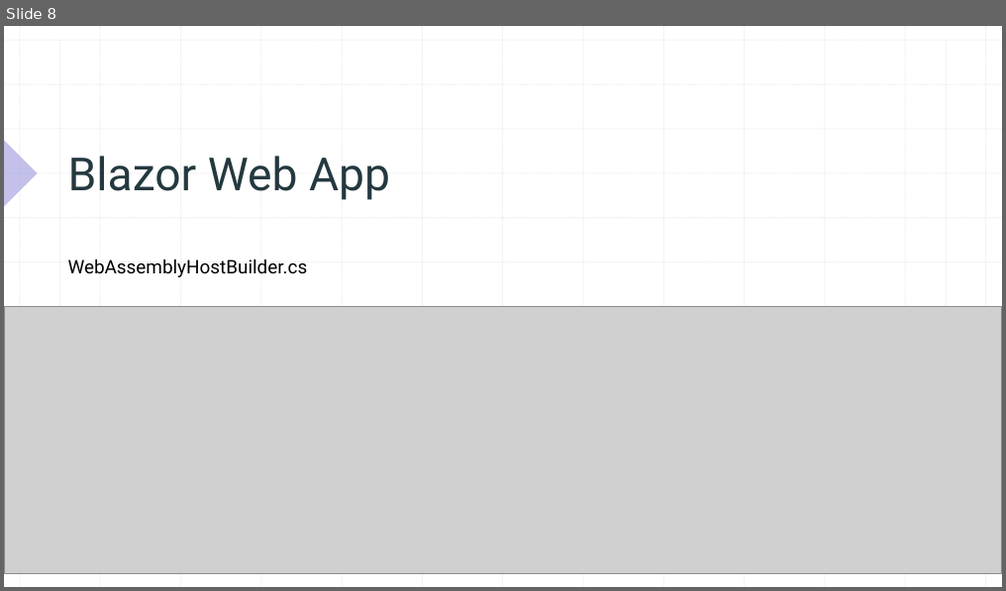
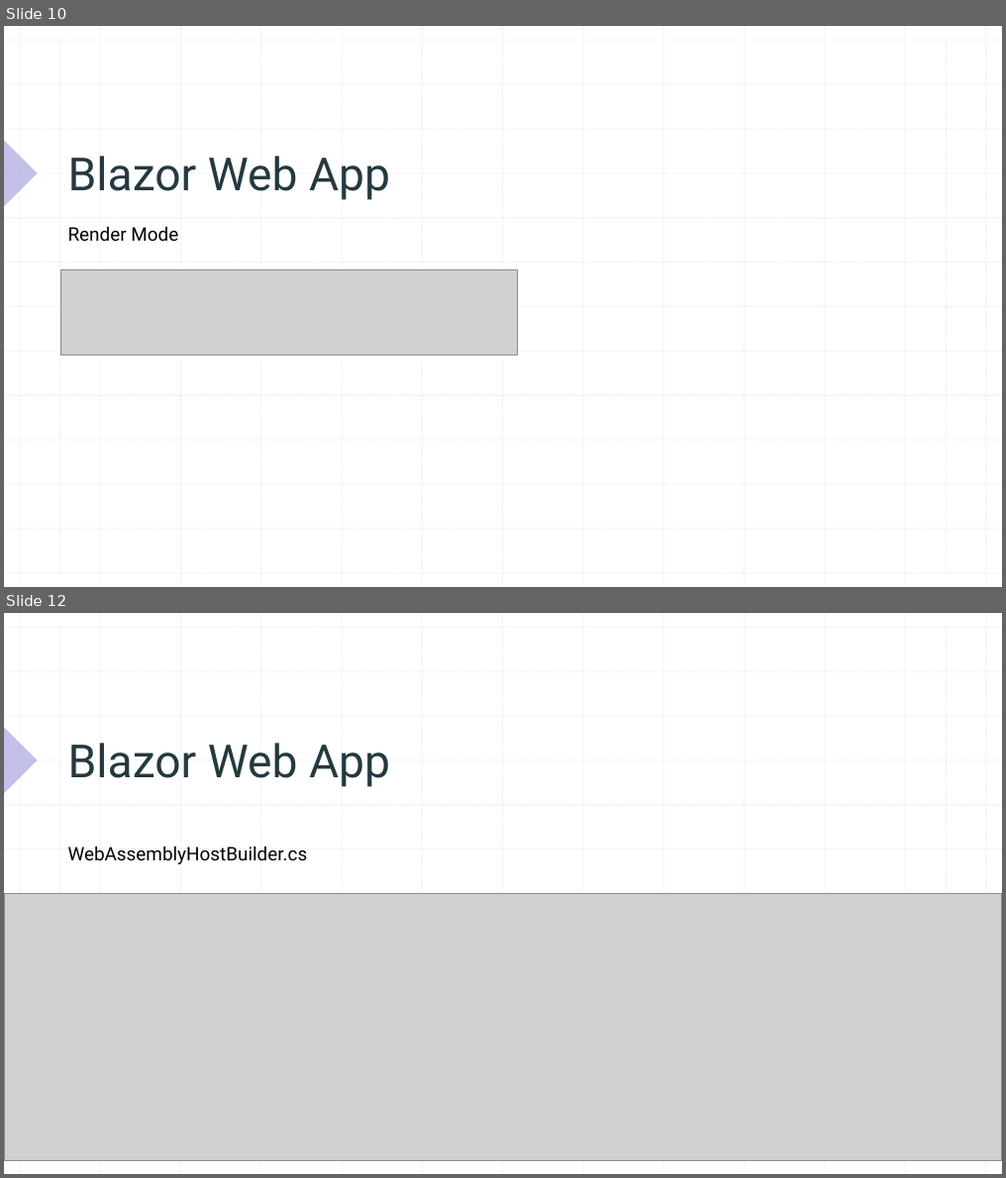
Before and after one commit to xccu/NetCore-Demo, a slide deck: Blazor in .net 8.pptx. Shown one above the other, each under a label of ours: slide 8 before the commit, slides 10 and 12 after it; the slides between them are not shown. The pictures are 1006x591 and 1006x1178 pixels, drawn with LibreOffice and Linux fonts; fonts in the diff are those of the drawing; grey boxes stand for pictures. Boxes give left, top, right and bottom in pixels: in the first picture for what was removed or moved away, otherwise in the second. Text is boxed around its words. In the diff, an @@ line names an element or a change of style, - is before the commit and + after.

```diff
--- a/Blazor in .net 8.pptx
+++ b/Blazor in .net 8.pptx
@@ slide 10 added at (x1=4, y1=26, x2=1002, y2=587), background #FFFFFF; not listed: 29 template elements that a slide beside it also shows @@
@@ title added at (x1=68, y1=156, x2=390, y2=200), 44 pt, text #24393F @@
+Blazor Web App
@@ text added at (x1=68, y1=227, x2=178, y2=242), 18 pt, text #000000 @@
+Render Mode
@@ picture added at (x1=60, y1=271, x2=519, y2=356) @@
@@ what was slide 8 is now slide 12 @@
```
Also in this commit, not shown: 8 slides changed, 3 other slides added, 1 slide removed, 26 other files.
